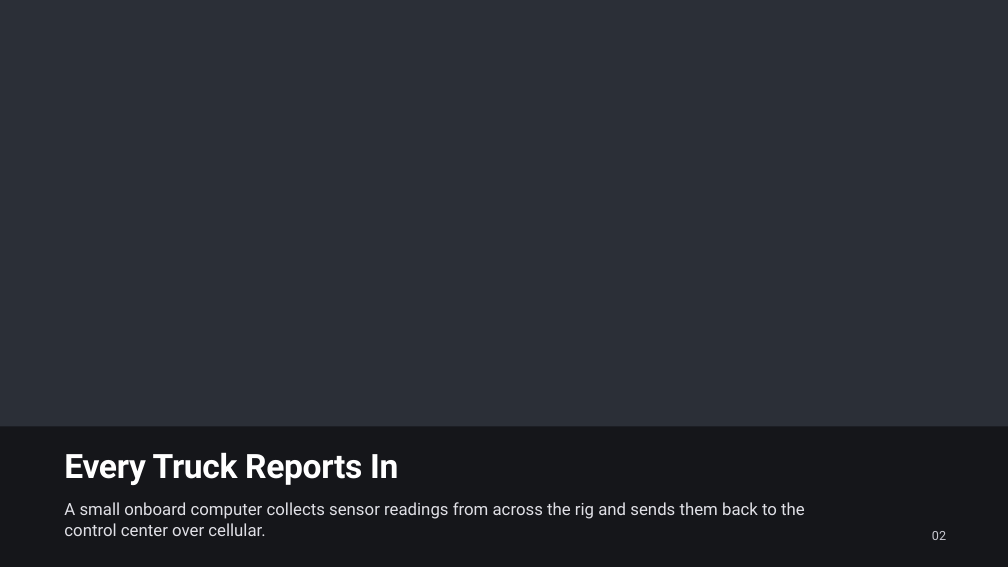
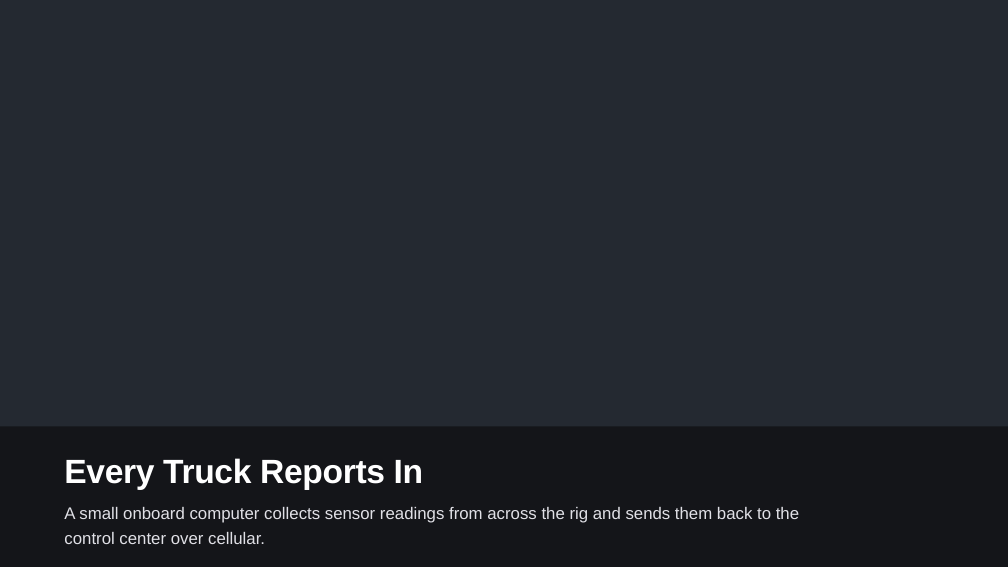
Before and after one commit to david-streamlio/fleet-trilogy, a slide deck: slide 3 of talks/talk1-edge-intelligence/slides/Edge-Intelligence-for-Connected-Fleets.pptx (slide 16 before the commit). Drawn at 1008x567 pixels with LibreOffice and Linux fonts; fonts in the diff are those of the drawing; background and template pictures are left out. Boxes give left, top, right and bottom in pixels: in the first picture for what was removed or moved away, otherwise in the second. Text is boxed around its words. In the diff, an @@ line names an element or a change of style, - is before the commit and + after.

```diff
--- a/talks/talk1-edge-intelligence/slides/Edge-Intelligence-for-Connected-Fleets.pptx
+++ b/talks/talk1-edge-intelligence/slides/Edge-Intelligence-for-Connected-Fleets.pptx
@@ rectangle removed at (0,0,1008,567) @@
@@ text "Every Truck Reports In" at (64,458,423,489): font Roboto to Arial; line spacing 0.81 to 0.96 @@
@@ text "A small onboard computer collects ..." at (64,507,799,544): font Roboto to Arial; line spacing 1.04 to 1.24 @@
@@ text removed at (932,531,946,540) @@
-02
```
Also in this commit, not shown: 18 other slides changed, 10 slides added, 7 slides removed, 1 other file.
